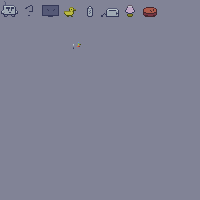
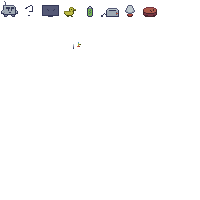
Layered file, before and after one edit (200 x 200). Changes by layer:
painted on "Background" over [88, 5, 157, 17]
hid "Layer" over [0, 0, 200, 200]
